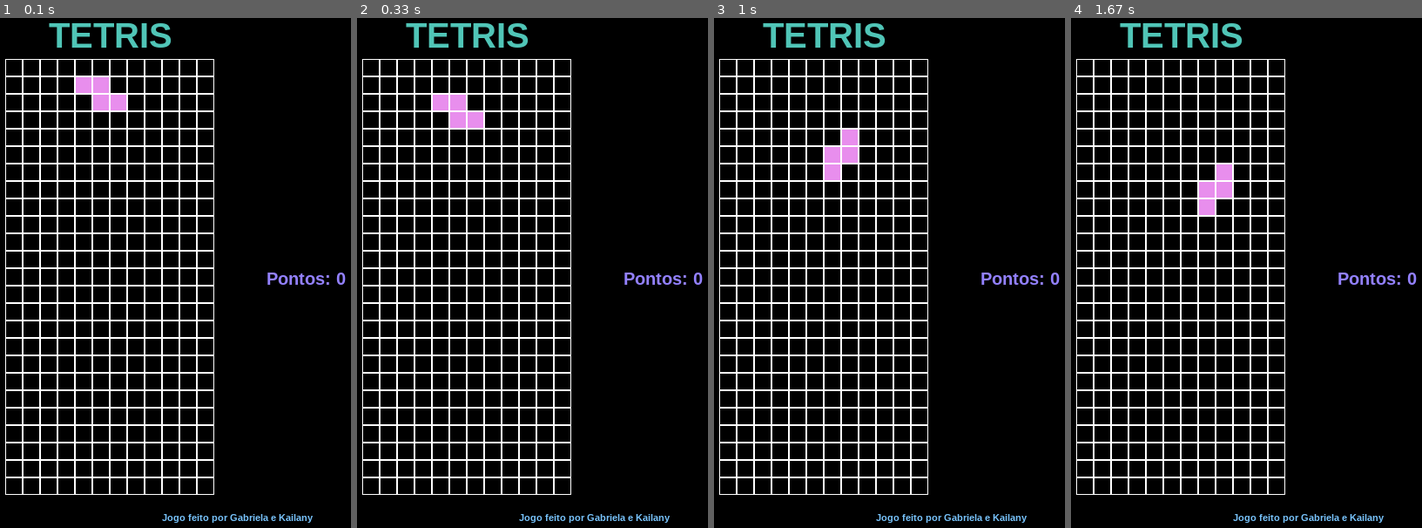
Above: before the commit, frames 1-4 (left to right).
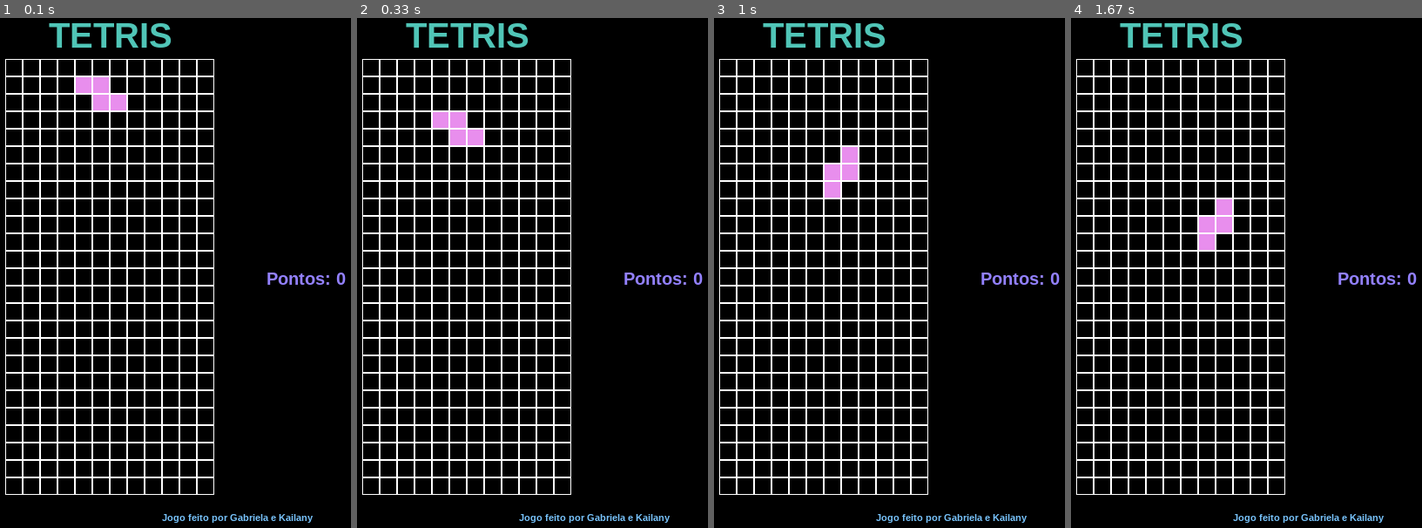
Above: after the commit, the same moments.

Repository: gabrielamsd/Jogo_pygame2021
Game: pygame game, started from teste3.py
Same seed, same stepped clock (60 frames per second), same inputs: the game is played once before the commit and once after it.
Inputs:
- Up to frame 1 (0.1 s): no input
- Up to frame 2 (0.33 s): no input
- Up to frame 3 (1 s): hold D 0.33-0.8 s; hold W from 0.83 s (still down)
- Up to frame 4 (1.67 s): release W at 1.13 s; hold D 1.17-1.63 s

Frame 1 is identical in both runs. In frame 2, 0.8% of the frame differs, in the area x 21-36%, y 15-25%; in frame 3, 0.5%; in frame 4, 1.1%, in the area x 36-46%, y 28-46%.

Commit message:
versão funcionando.

Diff:
--- a/teste3.py
+++ b/teste3.py
@@ -162,7 +162,7 @@
 pygame.display.set_caption("Tetris")
 jogando = True # enquanto estiver jogando, ele vai rodar no loop
 clock = pygame.time.Clock()
-FPS = 40
+FPS = 10
 matriz = 4
 tabuleiro = Tabuleiro(25, 12)
 pontos = 0
Binary file removed: blue.png
Binary file removed: blue2.png
Binary file removed: blue3.png
Binary file removed: blue4.png
Binary file removed: cyan.png
Binary file removed: grade.png
Binary file removed: green.png
Binary file removed: green2.png
Binary file removed: pink.png
Binary file removed: pink2.png
Binary file removed: purple.png
Binary file removed: purple2.png
(and 8 more such lines)
